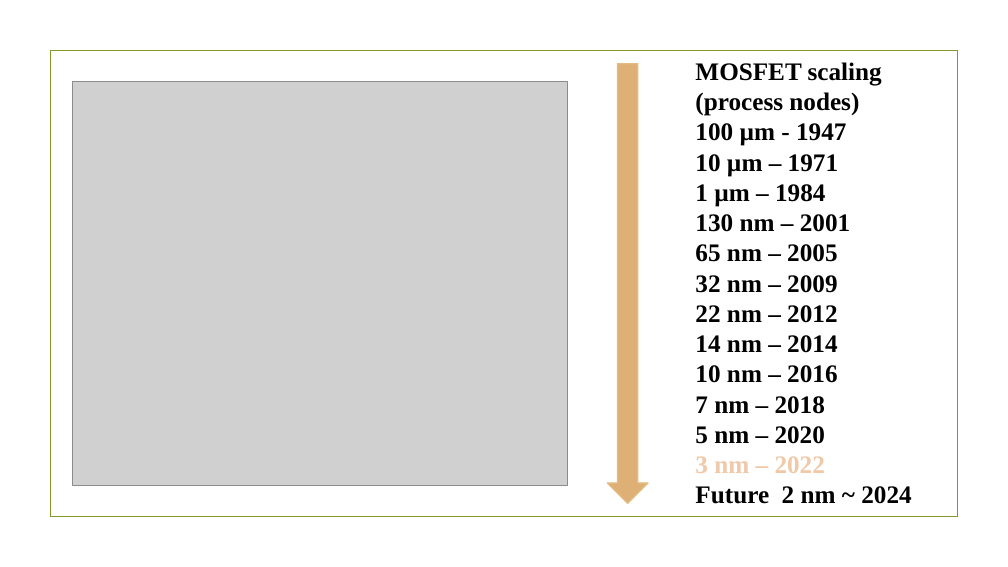
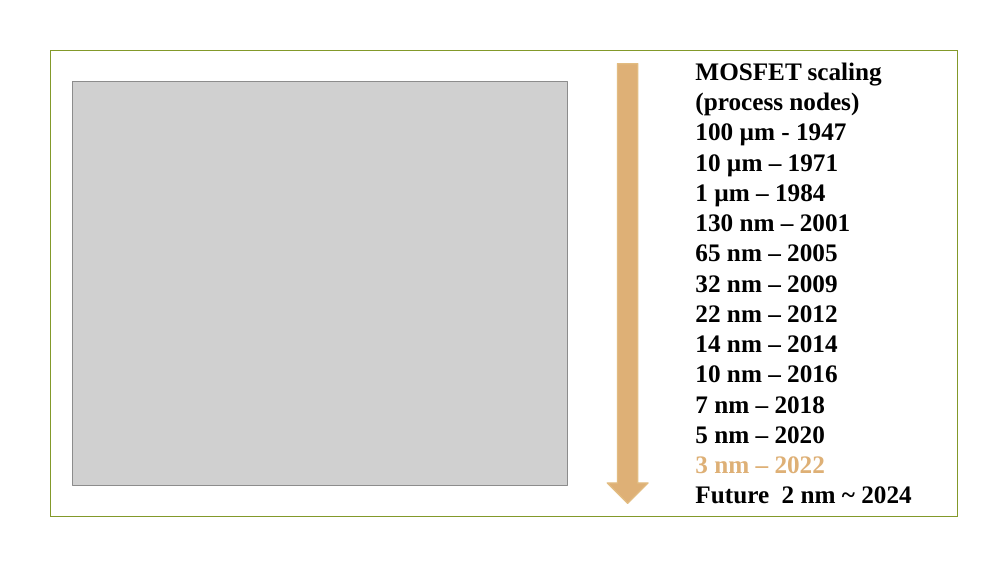
Before and after one commit to abubakr3800/GP-presentaion, a slide deck: slide 3 of VGA presentation [GP 22-23].pptx. Drawn at 1008x567 pixels with LibreOffice and Linux fonts; fonts in the diff are those of the drawing; grey boxes stand for pictures; background and template pictures are left out. Boxes give left, top, right and bottom in pixels: in the first picture for what was removed or moved away, otherwise in the second. Text is boxed around its words. In the diff, an @@ line names an element or a change of style, - is before the commit and + after.

```diff
--- a/VGA presentation [GP 22-23].pptx
+++ b/VGA presentation [GP 22-23].pptx
@@ text at (695,456,911,504): text colour #F0C9A9 to #DEB076 in "3 nm – 2022" @@
```
Also in this commit, not shown: 4 other slides changed.
